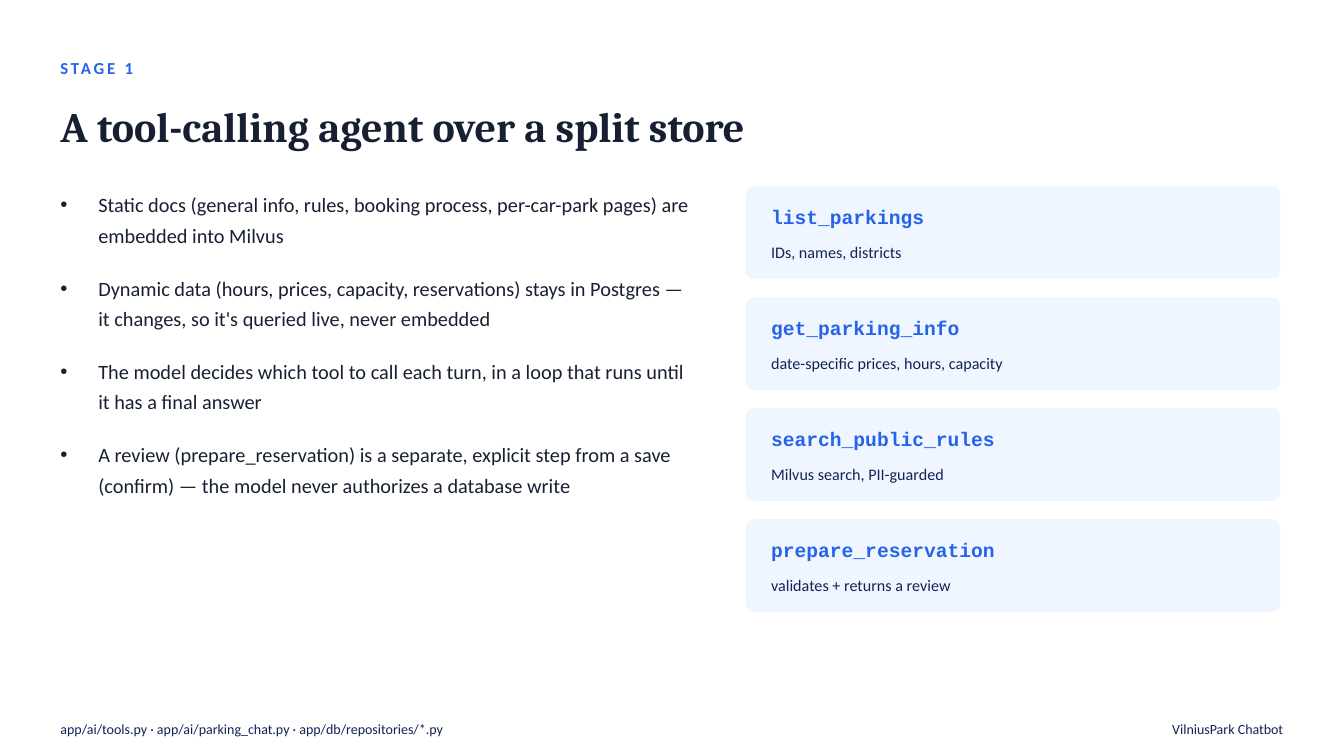
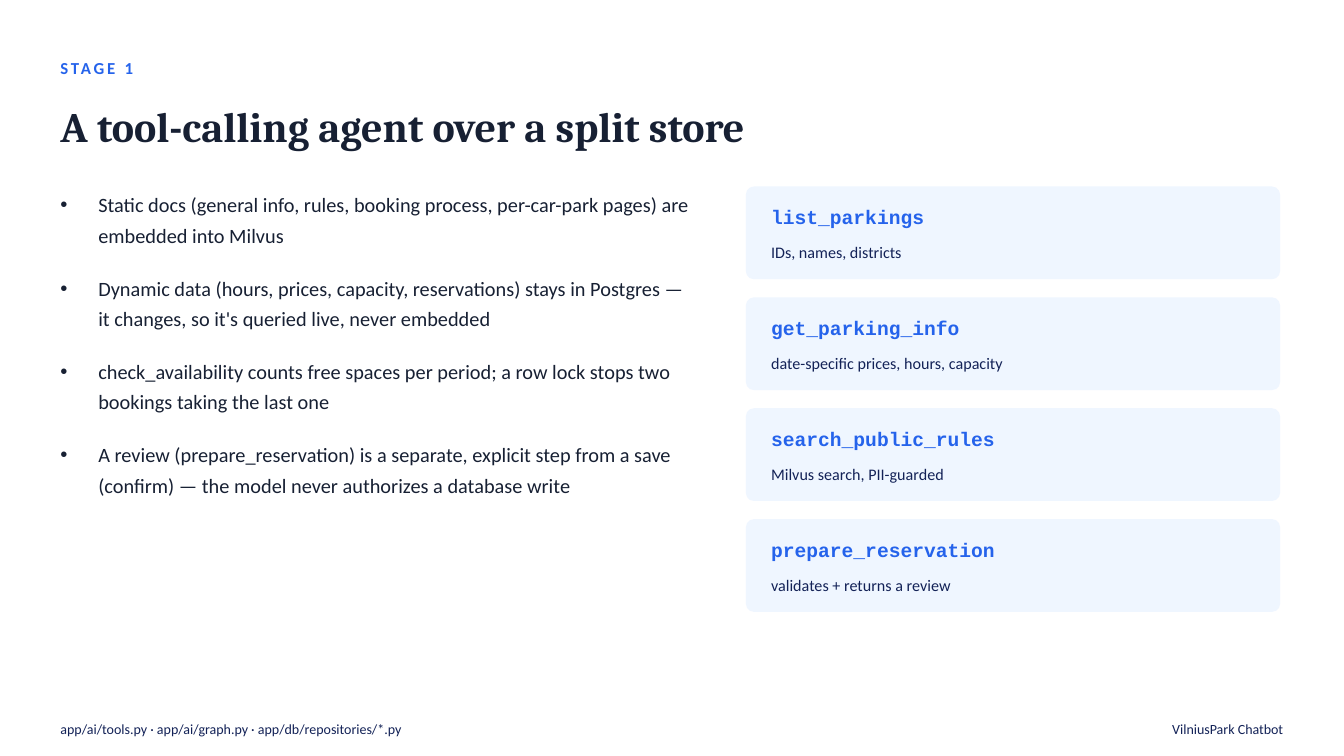
Before and after one commit to FastSnakeEyes/parking-reservation-chatbot, a slide deck: slide 4 of docs/presentation.pptx. Drawn at 1344x756 pixels with LibreOffice and Linux fonts; fonts in the diff are those of the drawing. Boxes give left, top, right and bottom in pixels: in the first picture for what was removed or moved away, otherwise in the second. Text is boxed around its words. In the diff, an @@ line names an element or a change of style, - is before the commit and + after.

```diff
--- a/docs/presentation.pptx
+++ b/docs/presentation.pptx
@@ text at (98, 365, 670, 413): text changed @@
-• The model decides which tool to call each turn, in a loop that runs until it has a final answer
+• check_availability counts free spaces per period; a row lock stops two bookings taking the last one
@@ text at (60, 724, 402, 737): text changed @@
-app/ai/tools.py · app/ai/parking_chat.py · app/db/repositories/*.py
+app/ai/tools.py · app/ai/graph.py · app/db/repositories/*.py
```
Also in this commit, not shown: 7 other slides changed, 22 other files.
